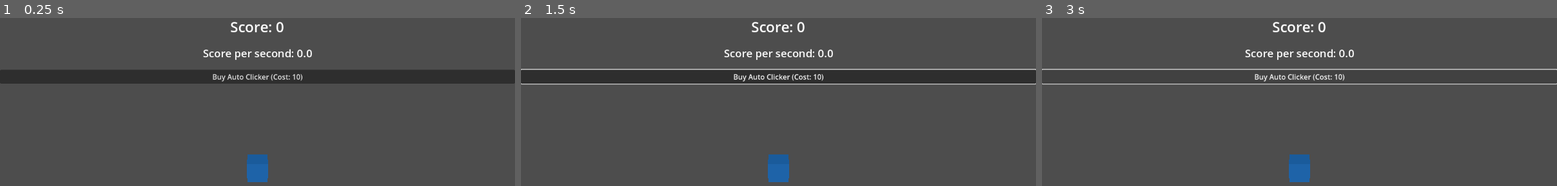
Above: before the commit, frames 1-3 (left to right).
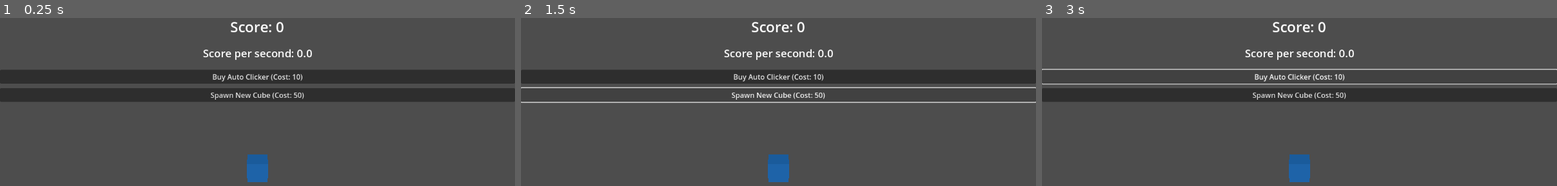
Above: after the commit, the same moments.

Repository: GabrielCirciu/pet-everything
Game: Godot game, scene res://MainScreen.tscn
The game is run twice, just before and just after one commit, with the same random seed, the same clock (stepped at 60 frames per second) and the same inputs.
Inputs (mouse positions are in pixels of both pictures, inside the frame that each line leads up to):
- Up to frame 1 (0.25 s): no input
- Up to frame 2 (1.5 s): click "Buy Auto Clicker (Cost: 10)" at 0.5 s; click (778, 95) at 1.25 s, where only the run after the commit has a clickable "Spawn New Cube (Cost: 50)"
- Up to frame 3 (3 s): click (1299, 95) at 2 s, where only the run after the commit has a clickable "Spawn New Cube (Cost: 50)"; click "Buy Auto Clicker (Cost: 10)" at 2.75 s

The runs differ from the first frame. In frame 1, 7.9% of the frame differs, in the area x 0-100%, y 41-50%; in frame 2, 3.3%; in frame 3, 7.9%.

Commit message:
Cube Clicker letsgo

Diff:
--- a/MainScreen.tscn
+++ b/MainScreen.tscn
@@ -28,6 +28,8 @@
 
 [node name="CollisionShape3D" type="CollisionShape3D" parent="ClickableObject"]
 shape = SubResource("BoxShape3D_cshku")
+
+[node name="SpawnedCubes" type="Node3D" parent="."]
 
 [node name="UI" type="Control" parent="."]
 layout_mode = 3
@@ -66,5 +68,9 @@
 layout_mode = 2
 text = "Buy Auto Clicker (Cost: 10)"
 
+[node name="SpawnCubeButton" type="Button" parent="UI/VBoxContainer/UpgradesContainer"]
+layout_mode = 2
+text = "Spawn New Cube (Cost: 50)"
+
 [node name="GameTimer" type="Timer" parent="."]
 autostart = true
--- /dev/null
+++ b/scenes/clickable_cube.tscn
@@ -0,0 +1,21 @@
+[gd_scene load_steps=4 format=3]
+
+[sub_resource type="StandardMaterial3D" id="StandardMaterial3D_1"]
+albedo_color = Color(0.2, 0.6, 1.0, 1.0)
+metallic = 0.5
+roughness = 0.3
+
+[sub_resource type="BoxMesh" id="BoxMesh_1"]
+material = SubResource("StandardMaterial3D_1")
+
+[sub_resource type="BoxShape3D" id="BoxShape3D_1"]
+
+[node name="ClickableCube" type="StaticBody3D"]
+collision_layer = 1
+collision_mask = 1
+
+[node name="MeshInstance3D" type="MeshInstance3D" parent="."]
+mesh = SubResource("BoxMesh_1")
+
+[node name="CollisionShape3D" type="CollisionShape3D" parent="."]
+shape = SubResource("BoxShape3D_1")
--- a/scripts/game_manager.gd
+++ b/scripts/game_manager.gd
@@ -6,13 +6,19 @@
 var score_per_second: float = 0
 var auto_clicker_cost: int = 10
 var auto_clicker_count: int = 0
+var spawn_cube_cost: int = 50
 
 # Node references
 @onready var score_label = $UI/VBoxContainer/ScoreLabel
 @onready var score_per_second_label = $UI/VBoxContainer/ScorePerSecondLabel
 @onready var auto_clicker_button = $UI/VBoxContainer/UpgradesContainer/AutoClickerButton
+@onready var spawn_cube_button = $UI/VBoxContainer/UpgradesContainer/SpawnCubeButton
 @onready var clickable_object = $ClickableObject
 @onready var camera = $Camera3D
+@onready var spawned_cubes = $SpawnedCubes
+
+# Preload the cube scene
+var cube_scene = preload("res://scenes/clickable_cube.tscn")
 
 # Input handling
 var mouse_position = Vector2()
@@ -21,16 +27,18 @@
 func _ready():
 	# Connect signals
 	auto_clicker_button.pressed.connect(_on_auto_clicker_button_pressed)
+	spawn_cube_button.pressed.connect(_on_spawn_cube_button_pressed)
 	$GameTimer.timeout.connect(_on_game_timer_timeout)
 
 	# Load saved game
-	load_game()
+	# load_game()
 
 func _process(_delta):
 	# Update UI
 	score_label.text = "Score: " + str(int(score))
 	score_per_second_label.text = "Score per second: " + str(score_per_second)
 	auto_clicker_button.text = "Buy Auto Clicker (Cost: " + str(auto_clicker_cost) + ")"
+	spawn_cube_button.text = "Spawn New Cube (Cost: " + str(spawn_cube_cost) + ")"
 
 	# Handle clicking
 	if Input.is_action_just_pressed("click"):
@@ -43,17 +51,18 @@
 		var query = PhysicsRayQueryParameters3D.create(ray_origin, ray_end)
 		var result = space_state.intersect_ray(query)
 
-		if result and result.collider == clickable_object:
-			_on_object_clicked()
+		if result:
+			if result.collider == clickable_object or result.collider.is_in_group("spawned_cube"):
+				_on_object_clicked(result.collider)
 
-func _on_object_clicked():
+func _on_object_clicked(clicked_object):
 	score += score_per_click
 	save_game()
 
 	# Visual feedback
 	var tween = create_tween()
-	tween.tween_property(clickable_object, "scale", Vector3(1.2, 1.2, 1.2), 0.1)
-	tween.tween_property(clickable_object, "scale", Vector3(1, 1, 1), 0.1)
+	tween.tween_property(clicked_object, "scale", Vector3(1.2, 1.2, 1.2), 0.1)
+	tween.tween_property(clicked_object, "scale", Vector3(1, 1, 1), 0.1)
 
 func _on_auto_clicker_button_pressed():
 	if score >= auto_clicker_cost:
@@ -61,6 +70,28 @@
 		auto_clicker_count += 1
 		score_per_second += 1
 		auto_clicker_cost = int(auto_clicker_cost * 1.5)  # Increase cost by 50%
+		save_game()
+
+func _on_spawn_cube_button_pressed():
+	if score >= spawn_cube_cost:
+		score -= spawn_cube_cost
+		spawn_cube_cost = int(spawn_cube_cost * 1.5)  # Increase cost by 50%
+
+		# Spawn new cube at random position
+		var new_cube = cube_scene.instantiate()
+		spawned_cubes.add_child(new_cube)
+		new_cube.add_to_group("spawned_cube")
+
+		# Random position within a reasonable range
+		var random_x = randf_range(-5, 5)
+		var random_z = randf_range(-5, 5)
+		new_cube.position = Vector3(random_x, 0, random_z)
+
+		# Add spawn animation
+		new_cube.scale = Vector3(0.1, 0.1, 0.1)
+		var spawn_tween = create_tween()
+		spawn_tween.tween_property(new_cube, "scale", Vector3(1, 1, 1), 0.3).set_trans(Tween.TRANS_ELASTIC)
+
 		save_game()
 
 func _on_game_timer_timeout():
@@ -73,7 +104,8 @@
 		"score_per_click": score_per_click,
 		"score_per_second": score_per_second,
 		"auto_clicker_cost": auto_clicker_cost,
-		"auto_clicker_count": auto_clicker_count
+		"auto_clicker_count": auto_clicker_count,
+		"spawn_cube_cost": spawn_cube_cost
 	}
 
 	var save_file = FileAccess.open("user://savegame.save", FileAccess.WRITE)
@@ -89,3 +121,4 @@
 		score_per_second = save_data.score_per_second
 		auto_clicker_cost = save_data.auto_clicker_cost
 		auto_clicker_count = save_data.auto_clicker_count
+		spawn_cube_cost = save_data.get("spawn_cube_cost", 50)  # Default value for backward compatibility
